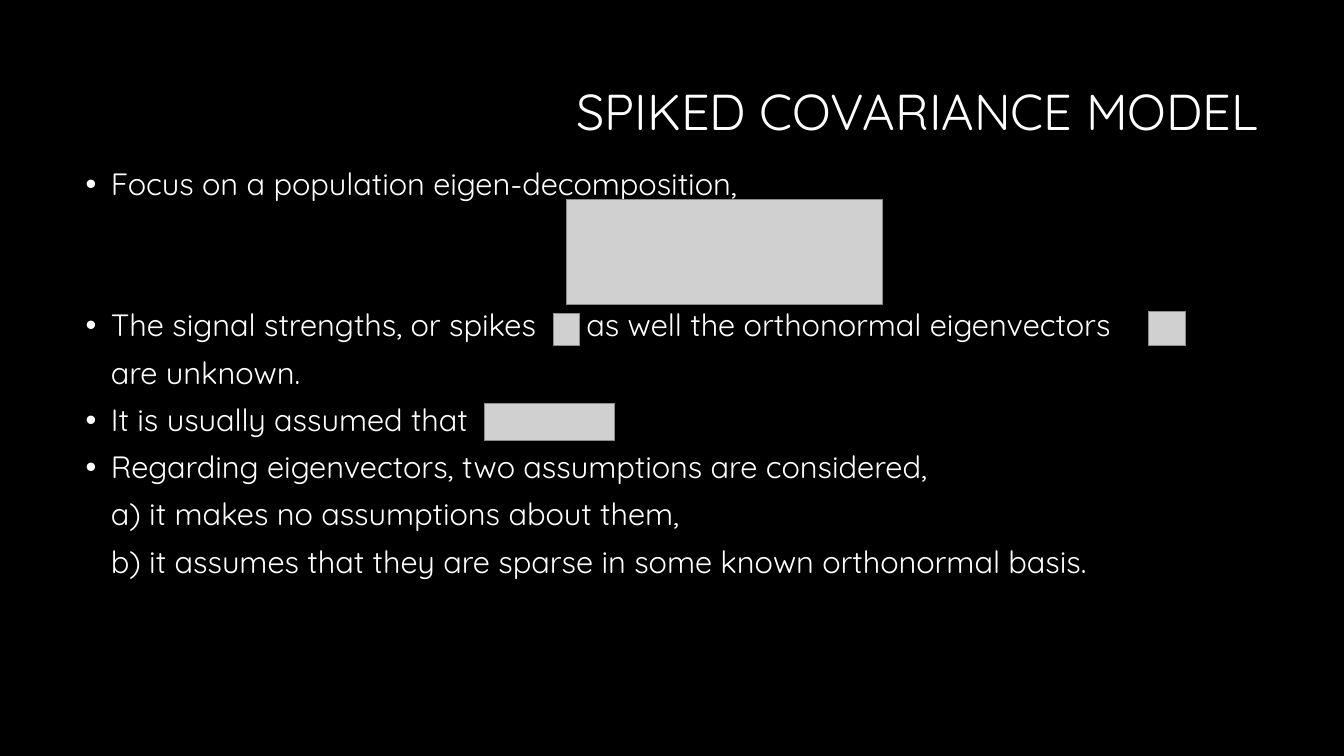
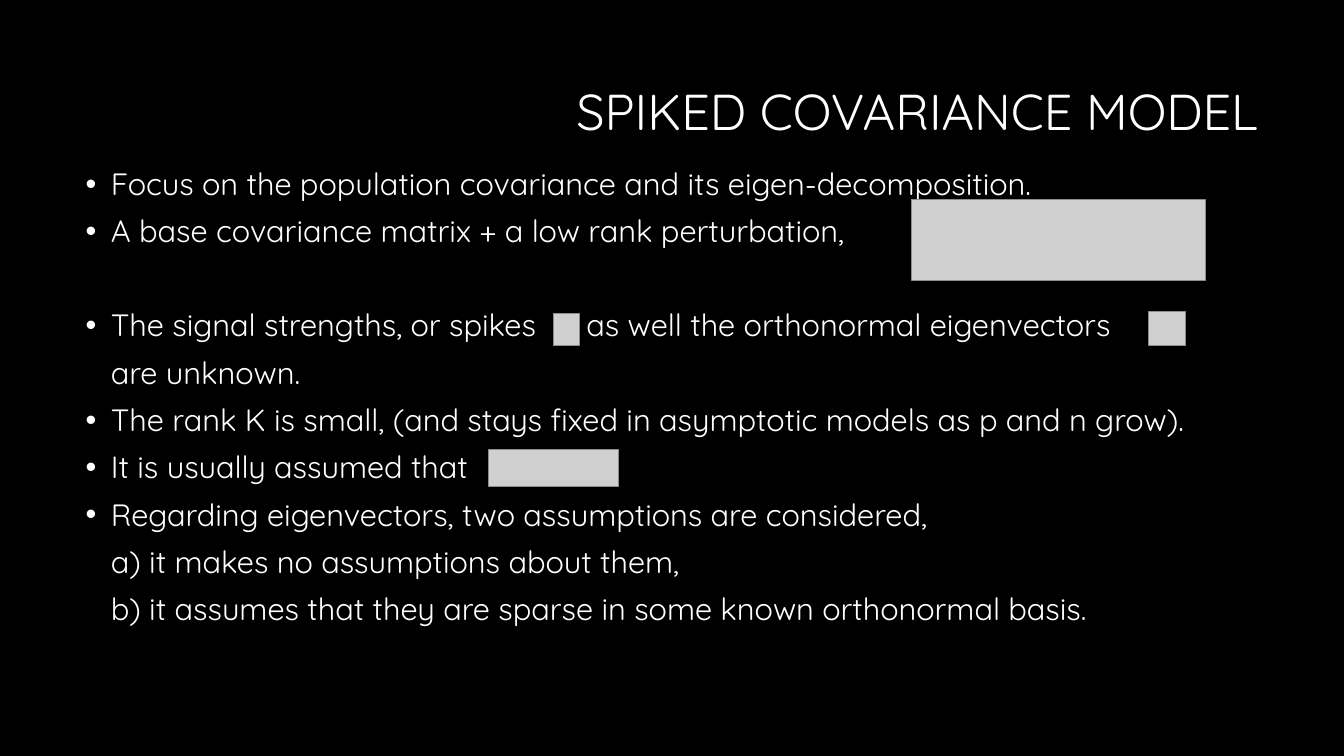
Before and after one commit to sealx017/High-dimensional-PCA, a slide deck: slide 6 of PCA_class_Debashis.pptx. Drawn at 1344x756 pixels with LibreOffice and Linux fonts; fonts in the diff are those of the drawing; grey boxes stand for pictures; background and template pictures are left out. Boxes give left, top, right and bottom in pixels: in the first picture for what was removed or moved away, otherwise in the second. Text is boxed around its words. In the diff, an @@ line names an element or a change of style, - is before the commit and + after.

Commit message:
PPT updated

```diff
--- a/PCA_class_Debashis.pptx
+++ b/PCA_class_Debashis.pptx
@@ text at <box>111,172,1031,248</box>: text changed @@
-• Focus on a population eigen-decomposition,
+• Focus on the population covariance and its eigen-decomposition.
+• A base covariance matrix + a low rank perturbation,
@@ picture: place and size @@
-picture at <box>567,200,883,304</box>
+picture at <box>912,200,1206,280</box>
@@ text at <box>111,408,1184,437</box>: paragraph added @@
+• The rank K is small, (and stays fixed in asymptotic models as p and n grow).
@@ picture: place and size @@
-picture at <box>484,403,614,441</box>
+picture at <box>488,450,618,487</box>
```
Also in this commit, not shown: 2 other slides changed.
